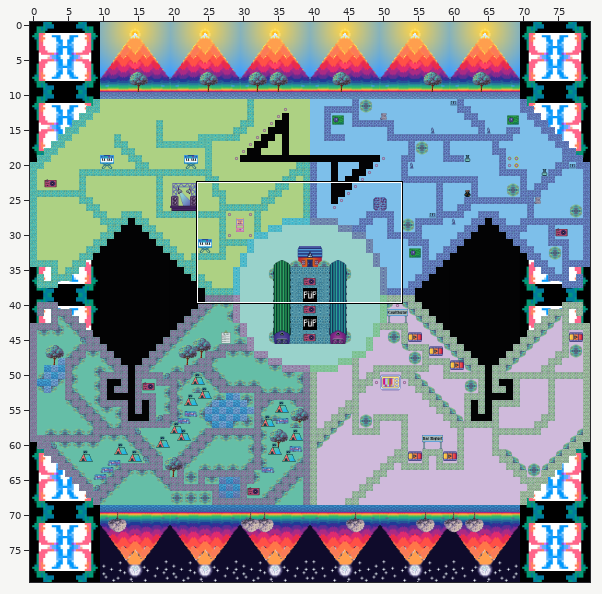
One commit to this Tiled map: WA_2022.tmx. The first picture is a wide view before the edit; the outline marks the close-up.
Close-up. Earlier state:
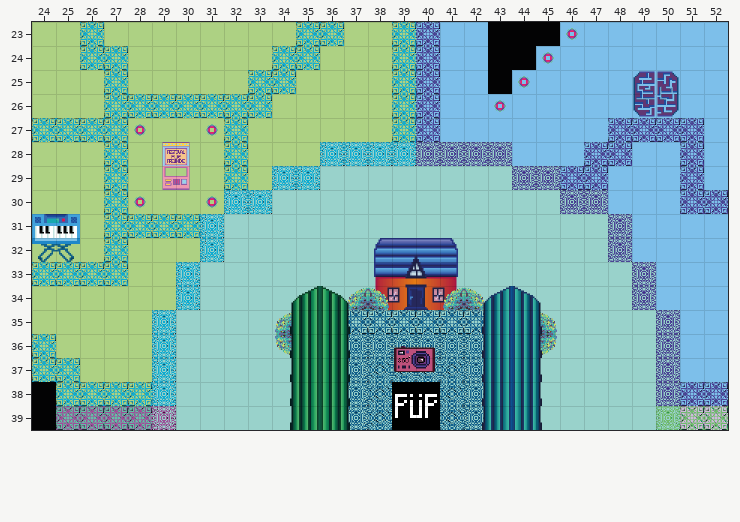
Cells are 32x32 px. Shown: x 24..52, y 23..39. The commit also changed other parts of the map, which this record leaves out.
After the commit:
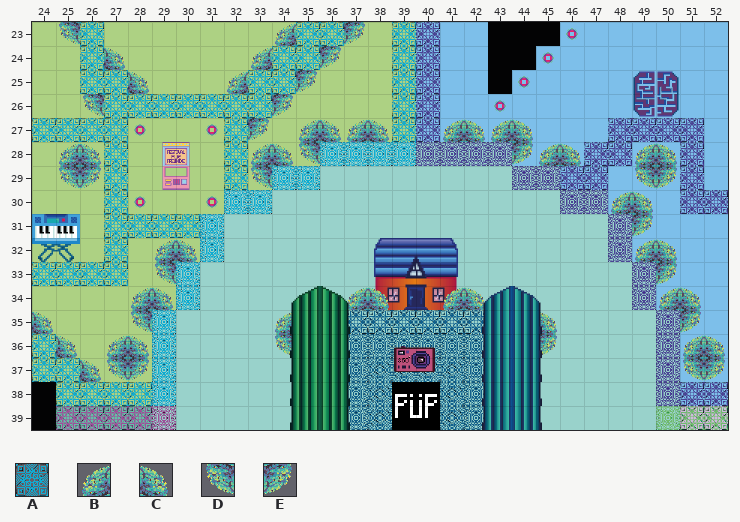
Key: from "Tilset_grounds": A 38; from "Tilset_objects": B 32, C 33, D 48, E 49.
_ is an empty cell.
What changed:
Layer "Mustern":
There is now tile A in row 25 at x 26.
The author cleared tile A in row 24 at x 27.
Layer "Objekte_hinter":
There is now tile B in row 23 at x 34; in row 24 at x 33; in row 25 at x 32; in row 27 at x 35, 37, 41 and 43; in row 28 at x 25, 33, 45 and 49; in row 30 at x 48.
There is now tile B in row 32 at x 29 and 49; in row 34 at x 28 and 50; in row 36 at x 27 and 51.
There is now tile C in row 24 at x 27; in row 25 at x 28; in row 27 at x 36, 38, 42 and 44; in row 28 at x 26, 34, 46 and 50; in row 30 at x 49; in row 32 at x 30 and 50.
There is now tile C in row 34 at x 29 and 51; in row 35 at x 24; in row 36 at x 25, 28 and 52; in row 37 at x 26.
There is now tile D in row 23 at x 25; in row 26 at x 26; in row 28 at x 35; in row 29 at x 25, 33 and 49; in row 33 at x 29; in row 35 at x 28.
There is now tile D in row 37 at x 27 and 51.
There is now tile E in row 23 at x 37; in row 24 at x 36; in row 25 at x 35; in row 26 at x 34; in row 27 at x 33; in row 28 at x 44.
There is now tile E in row 29 at x 26 and 50; in row 31 at x 49; in row 33 at x 50; in row 35 at x 51; in row 37 at x 28 and 52.
